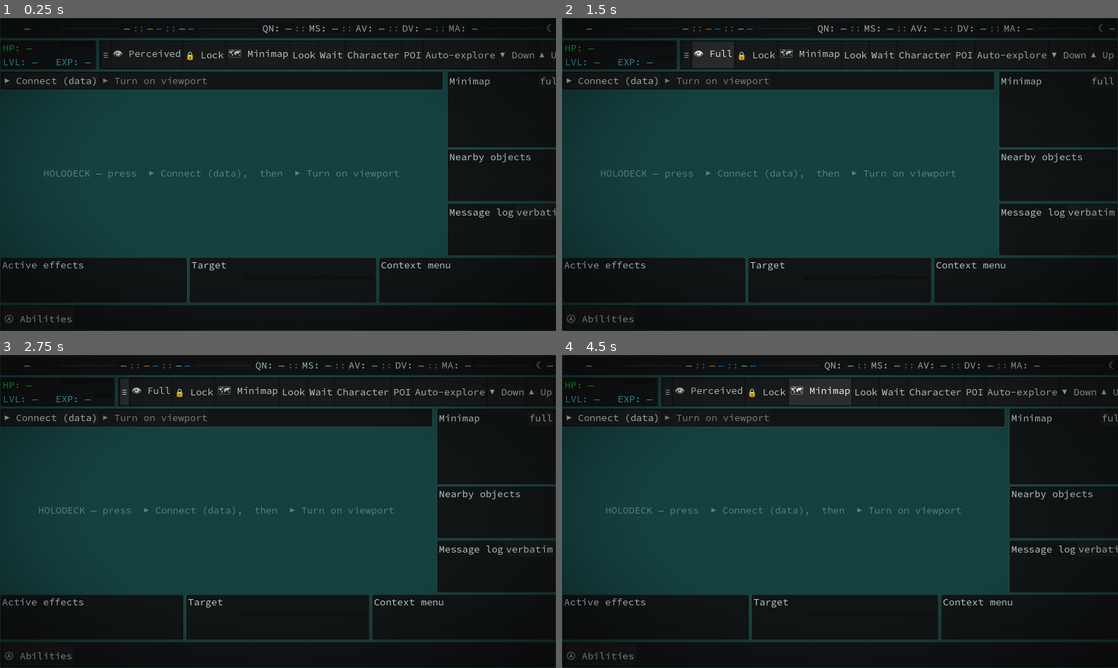
Above: before the commit, frames 1-4 (two rows, left to right).
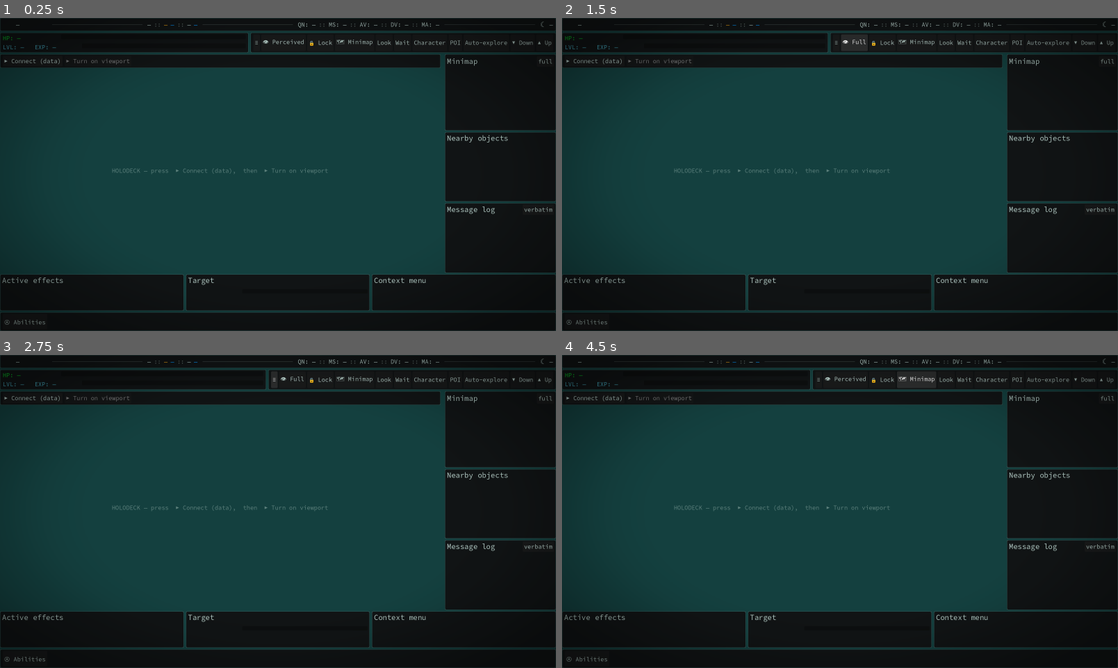
Above: after the commit, the same moments.

Repository: DazzlingDukeOfLazers/raves-of-qud
Game: Godot game, scene res://MainFrame.tscn
Same seed, same stepped clock (60 frames per second), same inputs: the game is played once before the commit and once after it. This scene is started directly instead of the project's main scene.
Inputs:
- Up to frame 1 (0.25 s): no input
- Up to frame 2 (1.5 s): click "≡" at 0.5 s; click "👁 Perceived" at 1.25 s
- Up to frame 3 (2.75 s): click "≡" at 2 s
- Up to frame 4 (4.5 s): click "👁 Full" at 2.75 s; click "🔒 Lock" at 3.5 s; click "🗺 Minimap" at 4.25 s

The runs differ from the first frame. In frame 1, 16% of the frame differs, in the area x 0-100%, y 1-100%; in frame 2, 16%, in the area x 0-100%, y 1-98%; in frame 3, 16%; in frame 4, 16%.

Commit message:
Render at 1x (allow_hidpi off): unify Godot space with the capture/Qud grid
Root cause of the recurring "2x" pain: Godot mis-read the 4K as 7680x4320 (2x its
real size) and rendered everything at 2x; macOS downsampled that to the real
1920x1080 for display + capture. So Godot's coordinate space (window size, body
px) was a constant 2x of what `hv shot` captures — and the 2x downsample also
softened/grayed the pixel-art tiles.

Fix: display/window/dpi/allow_hidpi=false. Godot now renders at true 1x, so its
coordinate space == the capture == Qud's grid (one space, no conversion), and
tiles render crisp. Cascading adjustments for the now-1x framebuffer:
  • UiFont MIN 28->14: the readable floor was set in 2x-framebuffer px; at 1x the
    window height Godot sees halves (2160->1080), so the floor halves to keep the
    same on-screen size (body stays ~21px; whole UI unchanged).
  • MainFrame avatar offsets re-tuned to the 1x space (still pixel-exact to Qud:
    left 22==22, top 9==9, height 28==28).
  • crt.gdshader px_per_logical 2.0->1.0: FRAGCOORD is now 1x, so the interlace is
    period-2 again (matches Qud), not period-4.

Trade-off: the 3D viewport renders at native 1x instead of 2x-supersampled (more
aliased), which matches Qud's crisp 1x pixel art.

Co-Authored-By: Claude Opus 4.8 <noreply@anthropic.com>

Diff:
--- a/godot/MainFrame.gd
+++ b/godot/MainFrame.gd
@@ -289,8 +289,8 @@
 	# Offsets are body-relative so they hold across resolutions; tuned to Qud by
 	# measuring the sprite bbox (== 34px left / 3px top at body=42, the 2x framebuffer).
 	var pm := MarginContainer.new()
-	pm.add_theme_constant_override("margin_left", int(round(bpx * 0.81)))
-	pm.add_theme_constant_override("margin_top", int(round(bpx * 0.071)))
+	pm.add_theme_constant_override("margin_left", int(round(bpx * 0.62)))
+	pm.add_theme_constant_override("margin_top", int(round(bpx * 0.02)))
 	pm.add_child(_portrait)
 	h.add_child(pm)
 	_l_name = _text("—")
--- a/godot/UiFont.gd
+++ b/godot/UiFont.gd
@@ -12,7 +12,9 @@
 ## MIN=28 was the user's readable floor.
 
 const FRAC := 0.0197        # body px = window_height * FRAC
-const MIN := 28             # absolute floor px — no text anywhere is smaller
+const MIN := 14             # absolute floor px — no text anywhere is smaller
+                            # (was 28 when the window rendered at a 2x framebuffer; allow_hidpi is
+                            #  now off so px == real px, and the floor halves to keep the same size)
 
 ## Global multiplier on every UI size, set from the Options "Font scale" setting (Settings
 ## autoload applies it at startup). 1.0 = the tuned default. Re-stamp themes after changing it.
--- a/godot/crt.gdshader
+++ b/godot/crt.gdshader
@@ -12,7 +12,7 @@
 
 uniform float scanline_lift : hint_range(0.0, 0.2) = 0.042;  // grey added to the lit rows (~+10/255)
 uniform float scanline_period : hint_range(1.0, 6.0) = 2.0;  // LOGICAL px per scanline pair (Qud ≈ 2)
-uniform float px_per_logical : hint_range(1.0, 3.0) = 2.0;   // framebuffer px per logical px (Retina = 2)
+uniform float px_per_logical : hint_range(1.0, 3.0) = 1.0;   // framebuffer px per logical px (allow_hidpi off -> 1)
 uniform float vignette_strength : hint_range(0.0, 1.0) = 0.42;
 uniform float vignette_feather : hint_range(0.05, 1.0) = 0.55;
 
--- a/godot/project.godot
+++ b/godot/project.godot
@@ -31,6 +31,7 @@
 
 window/size/viewport_width=1600
 window/size/viewport_height=900
+window/dpi/allow_hidpi=false
 
 [rendering]
 
